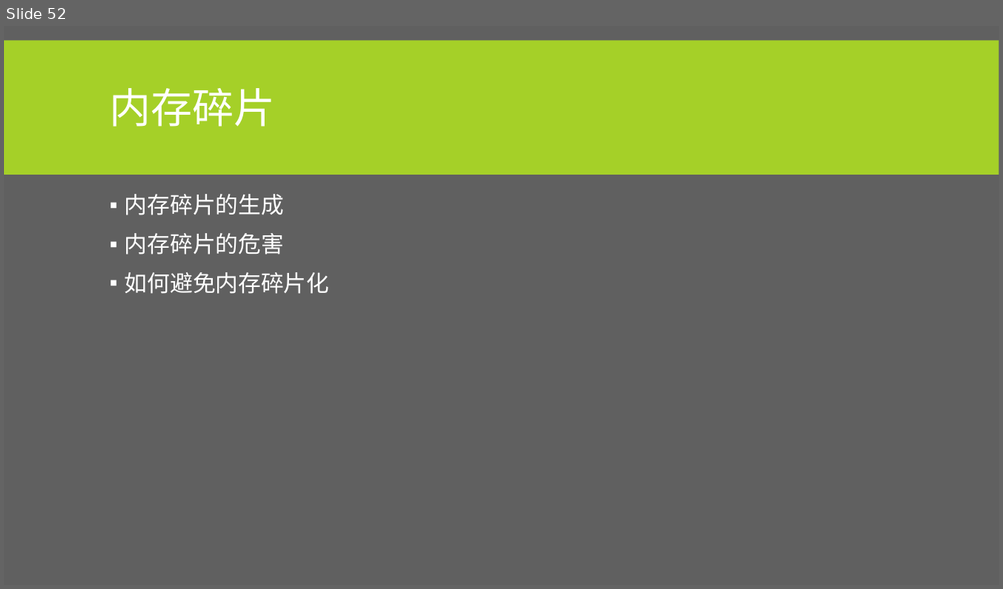
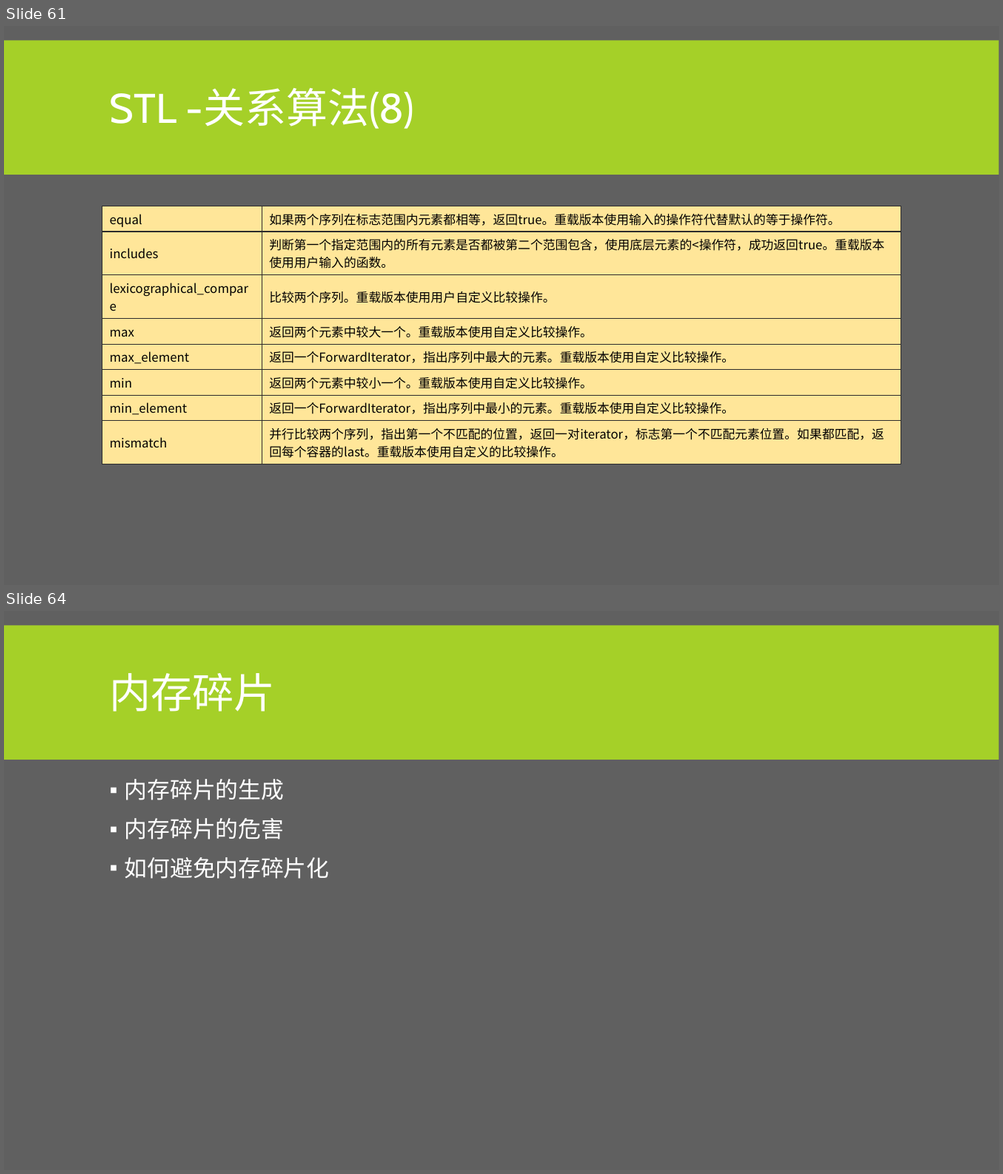
Before and after one commit to albertclass/Lessons, a slide deck: advance c++/courseware.pptx. Shown one above the other, each under a label of ours: slide 52 before the commit, slides 61 and 64 after it; the slides between them are not shown. The pictures are 1003x589 and 1003x1174 pixels, drawn with LibreOffice and Linux fonts; fonts in the diff are those of the drawing. Boxes give left, top, right and bottom in pixels: in the first picture for what was removed or moved away, otherwise in the second. Text is boxed around its words. In the diff, an @@ line names an element or a change of style, - is before the commit and + after.

```diff
--- a/advance c++/courseware.pptx
+++ b/advance c++/courseware.pptx
@@ slide 61 added at box(4, 26, 999, 585), background #606060; not listed: 1 template element that a slide beside it also shows @@
@@ title added at box(110, 88, 415, 129), 40 pt, text #FFFFFF @@
+STL -关系算法(8)
@@ table added at box(102, 207, 901, 461), 8 rows, 2 columns @@
+equal | 如果两个序列在标志范围内元素都相等，返回true。重载版本使用输入的操作符代替默认的等于操作符。
+includes | 判断第一个指定范围内的所有元素是否都被第二个范围包含，使用底层元素的<操作符，成功返回true。重载版本使用用户输入的函数。
+lexicographical_compare | 比较两个序列。重载版本使用用户自定义比较操作。
+max | 返回两个元素中较大一个。重载版本使用自定义比较操作。
+max_element | 返回一个ForwardIterator，指出序列中最大的元素。重载版本使用自定义比较操作。
+min | 返回两个元素中较小一个。重载版本使用自定义比较操作。
+min_element | 返回一个ForwardIterator，指出序列中最小的元素。重载版本使用自定义比较操作。
+mismatch | 并行比较两个序列，指出第一个不匹配的位置，返回一对iterator，标志第一个不匹配元素位置。如果都匹配，返回每个容器的last。重载版本使用自定义的比较操作。
@@ what was slide 52 is now slide 64 @@
```
Also in this commit, not shown: 5 slides changed, 11 other slides added, 2 other files.
